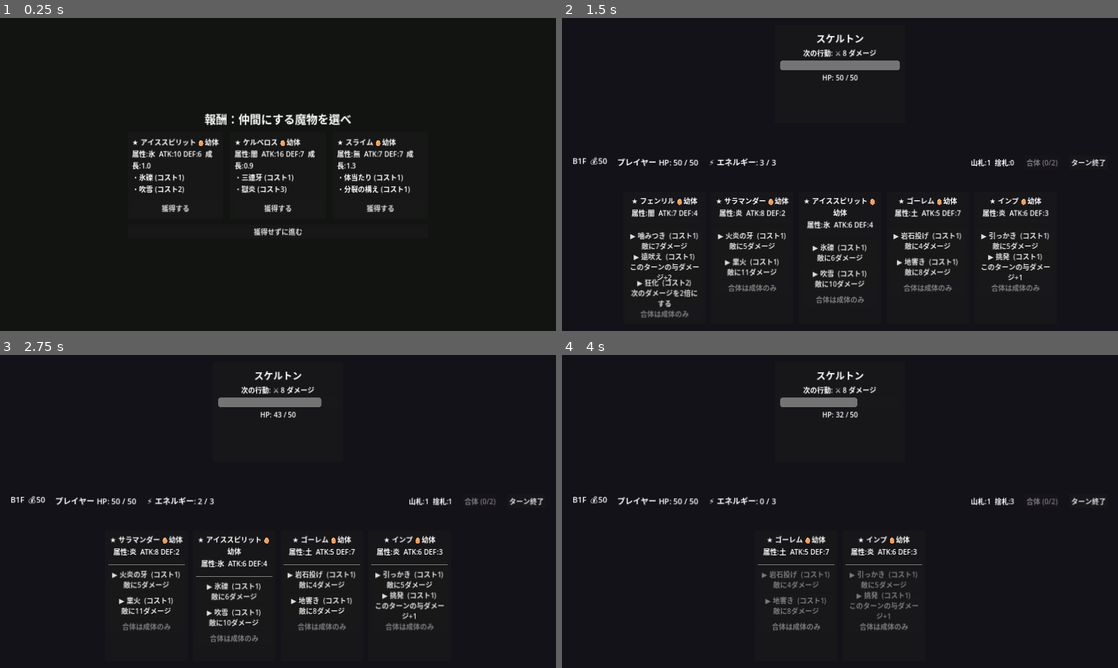
Above: before the commit, frames 1-4 (two rows, left to right).
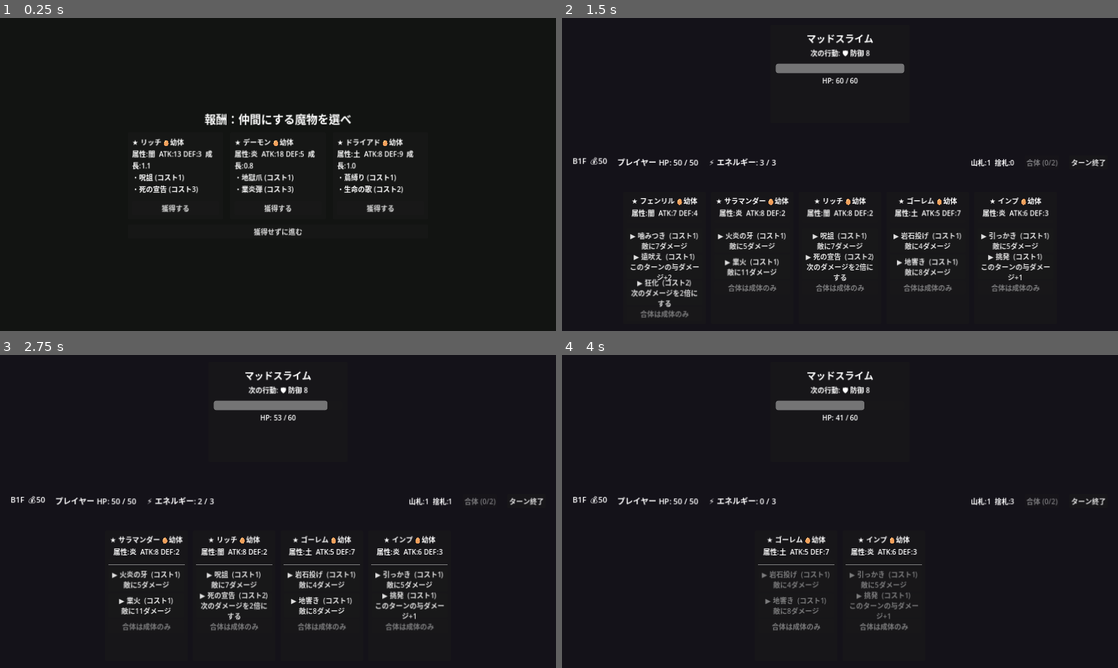
Above: after the commit, the same moments.

Repository: bakery48/mortal-pact
Game: Godot game, scene res://scenes/ui/reward.tscn
Two runs of this game, one before a commit and one after it. Both use one fixed random seed, a clock stepped at 60 frames per second and the inputs below. This scene is started directly instead of the project's main scene.
Inputs (mouse positions are in pixels of both pictures, inside the frame that each line leads up to):
- Up to frame 1 (0.25 s): no input
- Up to frame 2 (1.5 s): click "獲得する" at 0.5 s; click "進む" at 1.25 s
- Up to frame 3 (2.75 s): click "▶ 噛みつき (コスト1) 敵に7ダメージ" at 2 s
- Up to frame 4 (4 s): click "▶ 火炎の牙 (コスト1) 敵に5ダメージ" at 2.75 s; click (751, 589) at 3.5 s, where only the run before the commit has a clickable "▶ 氷礫 (コスト1) 敵に6ダメージ"

The runs differ from the first frame. In frame 1, 1.3% of the frame differs, in the area x 25-74%, y 38-56%; in frame 2, 2.6%; in frame 3, 2.6%, in the area x 35-59%, y 5-92%; in frame 4, 0.9%.

Commit message:
フェーズ5：コンテンツ拡充（魔物・敵・ボス・サウンド）
- 魔物カタログを22種に拡張（報酬・ショップに登場）
- 敵に行動パターンAIを実装（攻撃/防御/強化/回復＋敵ブロック処理）
- enemy_database.gd で雑魚6・エリート4・ボス3種を定義、マップで抽選
- ボスは複数パターンを持つ強敵として実装
- audio_manager.gd（autoload "Audio"）を追加
  - SEは起動時に波形を手続き生成（外部アセット不要で鳴る）
  - BGMは assets/audio に置けば自動再生、無ければ無音
- 戦闘・報酬・ショップにSE/BGMを接続、敵AIに合わせ battle_manager を更新
- README更新（MVPフェーズ1〜5 完了）

https://claude.ai/code/session_01SGpNd8xjjtE9S1hYpNHnwi

Diff:
--- a/project.godot
+++ b/project.godot
@@ -12,6 +12,7 @@
 
 [autoload]
 
+Audio="*res://scripts/audio_manager.gd"
 Run="*res://scripts/run_state.gd"
 
 [display]
--- a/scenes/battle/battle_manager.gd
+++ b/scenes/battle/battle_manager.gd
@@ -52,6 +52,7 @@
 	deck.setup_from(Run.deck)
 	_spawn_enemy()
 	_start_player_turn()
+	Audio.play_bgm("res://assets/audio/bgm_battle.ogg")
 
 # --- UI 構築 ---------------------------------------------------------------
 
@@ -149,7 +150,9 @@
 	enemy.enemy_name = ("【ボス】" if enc.get("is_boss", false) else "") + String(enc["name"])
 	enemy.max_hp = hp
 	enemy.hp = hp
+	enemy.set_pattern(enc.get("pattern", []))
 	_enemy_slot.add_child(enemy)
+	enemy.plan_next() # 最初の行動を予告
 
 func _start_player_turn() -> void:
 	if battle_over:
@@ -165,9 +168,7 @@
 			break
 		_add_card_to_hand(monster)
 
-	# 次の敵ターンの行動を予告。
-	var enc := Run.current_encounter
-	enemy.set_intent(randi_range(int(enc["intent_min"]), int(enc["intent_max"])))
+	# 敵の次の行動は敵ターン終了時に予告済み（plan_next）。
 	_refresh()
 
 func _add_card_to_hand(monster: MonsterData) -> void:
@@ -186,11 +187,13 @@
 
 	energy -= cost
 	_apply_command(card.data, cmd)
+	Audio.play_se("attack" if cmd.effect == CommandData.Effect.DAMAGE else "select")
 
 	# 使用するたびに EXP（=成長速度分）を蓄積し、ライフサイクルを進める。
 	var monster_name := card.data.monster_name
 	var grew := card.data.gain_exp(card.data.growth_speed)
 	if grew and not card.data.is_dead():
+		Audio.play_se("grow")
 		_flash_message("%s は %s に成長した！" % [monster_name, card.data.stage_label()])
 
 	# 合体候補に選ばれていたカードなら選択を解除しておく。
@@ -229,14 +232,19 @@
 	_enemy_turn()
 
 func _enemy_turn() -> void:
-	# 敵が予告どおりに攻撃。
-	player_hp = max(0, player_hp - enemy.intent_damage)
+	# 自ターン開始でブロックをリセットし、予告した行動を実行。
+	enemy.reset_block()
+	var dmg := enemy.execute()
+	if dmg > 0:
+		player_hp = max(0, player_hp - dmg)
+		Audio.play_se("hit")
 	_refresh()
 	if player_hp <= 0:
 		_lose()
 		return
 
-	# 手札を片付けて次のプレイヤーターンへ。
+	# 次の行動を予告し、手札を片付けて次のプレイヤーターンへ。
+	enemy.plan_next()
 	deck.discard_hand()
 	_clear_hand_nodes()
 	_start_player_turn()
@@ -294,6 +302,7 @@
 	deck.hand.append(child)
 	_add_card_to_hand(child)
 
+	Audio.play_se("fuse")
 	_flash_message("合体！ %s（%s %s）が誕生した" % [child.monster_name, child.rarity_label(), child.element_label()])
 	_update_fuse_button()
 	_refresh()
@@ -330,6 +339,7 @@
 	_message_label.text = "勝利！"
 	_message_label.add_theme_color_override("font_color", Color(0.6, 1.0, 0.6))
 	_end_battle_input()
+	Audio.play_se("win")
 	# 生き残ったデッキとHPをランへ書き戻し、報酬画面へ。
 	await get_tree().create_timer(1.0).timeout
 	Run.on_battle_won(deck.surviving_cards(), player_hp)
@@ -339,6 +349,7 @@
 	_message_label.text = "敗北..."
 	_message_label.add_theme_color_override("font_color", Color(1.0, 0.5, 0.5))
 	_end_battle_input()
+	Audio.play_se("lose")
 	await get_tree().create_timer(1.0).timeout
 	Run.on_battle_lost()
 
--- a/scenes/battle/enemy.gd
+++ b/scenes/battle/enemy.gd
@@ -1,21 +1,40 @@
 class_name EnemyUI
 extends PanelContainer
 
-## 敵1体のUI。HPバーと「行動予告（intent）」を表示する。
-## battle_manager がプロパティをセットしてから add_child することで _ready で描画する。
+## 敵1体のUI兼簡易AI。
+## 行動パターン（pattern）を順に実行し、次の行動を「予告（intent）」として表示する。
+## 行動種別：攻撃 / 防御（ブロック獲得）/ 強化（攻撃力上昇）/ 回復。
+
+enum Intent { ATTACK, DEFEND, BUFF, HEAL }
+
+const INTENT_ICON := {
+	Intent.ATTACK: "⚔",
+	Intent.DEFEND: "🛡",
+	Intent.BUFF: "💪",
+	Intent.HEAL: "✚",
+}
 
 var enemy_name: String = "敵"
 var max_hp: int = 60
 var hp: int = 60
-var intent_damage: int = 0
+var block: int = 0
+var attack_bonus: int = 0
+
+## 行動パターン（Dictionary の配列）。各要素は {"type": Intent, "value": int}。
+var pattern: Array = []
+var _pattern_index: int = 0
+
+var intent_type: Intent = Intent.ATTACK
+var intent_value: int = 0
 
 var _name_label: Label
 var _intent_label: Label
 var _hp_bar: ProgressBar
 var _hp_label: Label
+var _status_label: Label
 
 func _ready() -> void:
-	custom_minimum_size = Vector2(300, 170)
+	custom_minimum_size = Vector2(320, 190)
 	var margin := MarginContainer.new()
 	margin.add_theme_constant_override("margin_left", 12)
 	margin.add_theme_constant_override("margin_right", 12)
@@ -41,22 +60,65 @@
 	_hp_bar.max_value = max_hp
 	_hp_bar.value = hp
 	_hp_bar.show_percentage = false
-	_hp_bar.custom_minimum_size = Vector2(260, 22)
+	_hp_bar.custom_minimum_size = Vector2(280, 22)
 	vbox.add_child(_hp_bar)
 
 	_hp_label = Label.new()
 	_hp_label.horizontal_alignment = HORIZONTAL_ALIGNMENT_CENTER
 	vbox.add_child(_hp_label)
 
+	_status_label = Label.new()
+	_status_label.horizontal_alignment = HORIZONTAL_ALIGNMENT_CENTER
+	vbox.add_child(_status_label)
+
+	_update()
+
+func set_pattern(p: Array) -> void:
+	pattern = p
+	_pattern_index = 0
+
+## 次の行動を決めて予告する。
+func plan_next() -> void:
+	if pattern.is_empty():
+		intent_type = Intent.ATTACK
+		intent_value = 8
+	else:
+		var move: Dictionary = pattern[_pattern_index % pattern.size()]
+		_pattern_index += 1
+		intent_type = int(move["type"]) as Intent
+		var base := int(move["value"])
+		# 攻撃は現在の攻撃力上昇分を上乗せして予告する。
+		intent_value = base + attack_bonus if intent_type == Intent.ATTACK else base
+	_update()
+
+## 予告した行動を実行する。プレイヤーへ与えるダメージを返す（非攻撃なら0）。
+func execute() -> int:
+	match intent_type:
+		Intent.ATTACK:
+			return intent_value
+		Intent.DEFEND:
+			block += intent_value
+			_update()
+		Intent.BUFF:
+			attack_bonus += intent_value
+			_update()
+		Intent.HEAL:
+			hp = mini(max_hp, hp + intent_value)
+			_update()
+	return 0
+
+## 自ターン開始時にブロックをリセットする。
+func reset_block() -> void:
+	block = 0
 	_update()
 
 func take_damage(amount: int) -> void:
-	hp = max(0, hp - amount)
-	_update()
-
-## 次の敵ターンの攻撃を予告する。
-func set_intent(damage: int) -> void:
-	intent_damage = damage
+	var remaining := amount
+	if block > 0:
+		var absorbed := mini(block, remaining)
+		block -= absorbed
+		remaining -= absorbed
+	hp = maxi(0, hp - remaining)
 	_update()
 
 func is_dead() -> bool:
@@ -69,4 +131,20 @@
 	if _hp_label != null:
 		_hp_label.text = "HP: %d / %d" % [hp, max_hp]
 	if _intent_label != null:
-		_intent_label.text = "次の行動: ⚔ %d ダメージ" % intent_damage
+		var icon := String(INTENT_ICON[intent_type])
+		match intent_type:
+			Intent.ATTACK:
+				_intent_label.text = "次の行動: %s %d ダメージ" % [icon, intent_value]
+			Intent.DEFEND:
+				_intent_label.text = "次の行動: %s 防御 %d" % [icon, intent_value]
+			Intent.BUFF:
+				_intent_label.text = "次の行動: %s 攻撃力+%d" % [icon, intent_value]
+			Intent.HEAL:
+				_intent_label.text = "次の行動: %s 回復 %d" % [icon, intent_value]
+	if _status_label != null:
+		var parts: Array[String] = []
+		if block > 0:
+			parts.append("🛡%d" % block)
+		if attack_bonus > 0:
+			parts.append("攻撃+%d" % attack_bonus)
+		_status_label.text = "  ".join(parts)
--- a/scenes/map/map.gd
+++ b/scenes/map/map.gd
@@ -5,6 +5,7 @@
 
 func _ready() -> void:
 	_build_ui()
+	Audio.play_bgm("res://assets/audio/bgm_map.ogg")
 
 func _build_ui() -> void:
 	set_anchors_and_offsets_preset(Control.PRESET_FULL_RECT)
--- a/scenes/ui/reward.gd
+++ b/scenes/ui/reward.gd
@@ -80,5 +80,6 @@
 	return panel
 
 func _on_pick(monster: MonsterData) -> void:
+	Audio.play_se("coin")
 	Run.add_card(monster)
 	Run.go_after_node()
--- a/scenes/ui/shop.gd
+++ b/scenes/ui/shop.gd
@@ -109,6 +109,7 @@
 func _on_buy(monster: MonsterData, panel: PanelContainer) -> void:
 	if Run.gold < Run.SHOP_CARD_COST or not Run.can_add_card():
 		return
+	Audio.play_se("coin")
 	Run.gold -= Run.SHOP_CARD_COST
 	Run.add_card(monster)
 	panel.queue_free()
--- /dev/null
+++ b/scripts/audio_manager.gd
@@ -0,0 +1,89 @@
+extends Node
+
+## サウンド管理シングルトン（autoload 名: Audio）。
+## 効果音(SE)は外部アセット無しでも鳴るよう、起動時に簡単な波形を手続き生成する。
+## BGM は assets/audio に .ogg/.wav を置けば再生され、無ければ何もしない。
+
+const SAMPLE_RATE := 22050
+
+# SE 定義： name -> {freq, dur(秒), vol(0-1), square(矩形波か)}
+const SE_DEFS := {
+	"select": {"freq": 660.0, "dur": 0.06, "vol": 0.25, "square": true},
+	"attack": {"freq": 200.0, "dur": 0.12, "vol": 0.35, "square": false},
+	"hit":    {"freq": 130.0, "dur": 0.12, "vol": 0.40, "square": true},
+	"grow":   {"freq": 880.0, "dur": 0.16, "vol": 0.30, "square": false},
+	"fuse":   {"freq": 520.0, "dur": 0.28, "vol": 0.35, "square": false},
+	"coin":   {"freq": 1040.0, "dur": 0.08, "vol": 0.25, "square": true},
+	"win":    {"freq": 784.0, "dur": 0.35, "vol": 0.35, "square": false},
+	"lose":   {"freq": 120.0, "dur": 0.5, "vol": 0.40, "square": false},
+}
+
+const POOL_SIZE := 8
+
+var _cache := {}                      # name -> AudioStreamWAV
+var _players: Array[AudioStreamPlayer] = []
+var _next_player := 0
+var _bgm_player: AudioStreamPlayer
+var _current_bgm := ""
+
+func _ready() -> void:
+	# SE 用のプレイヤープール。
+	for i in range(POOL_SIZE):
+		var p := AudioStreamPlayer.new()
+		p.bus = "Master"
+		add_child(p)
+		_players.append(p)
+	# BGM 用プレイヤー。
+	_bgm_player = AudioStreamPlayer.new()
+	_bgm_player.bus = "Master"
+	_bgm_player.volume_db = -12.0
+	add_child(_bgm_player)
+	# SE を事前生成。
+	for se_name in SE_DEFS:
+		var d: Dictionary = SE_DEFS[se_name]
+		_cache[se_name] = _make_tone(d["freq"], d["dur"], d["vol"], d["square"])
+
+func play_se(se_name: String) -> void:
+	if not _cache.has(se_name):
+		return
+	var player := _players[_next_player]
+	_next_player = (_next_player + 1) % _players.size()
+	player.stream = _cache[se_name]
+	player.play()
+
+## BGM を再生（同じ曲なら何もしない）。ファイルが無ければ無音。
+func play_bgm(path: String) -> void:
+	if _current_bgm == path and _bgm_player.playing:
+		return
+	if not ResourceLoader.exists(path):
+		_current_bgm = ""
+		_bgm_player.stop()
+		return
+	var stream := load(path)
+	if stream is AudioStream:
+		# ループ再生（インポート設定でループ未指定でもなるべくループさせる）。
+		if stream is AudioStreamWAV:
+			(stream as AudioStreamWAV).loop_mode = AudioStreamWAV.LOOP_FORWARD
+		_bgm_player.stream = stream
+		_bgm_player.play()
+		_current_bgm = path
+
+# --- 波形生成 ---------------------------------------------------------------
+
+func _make_tone(freq: float, dur: float, vol: float, square: bool) -> AudioStreamWAV:
+	var count := int(SAMPLE_RATE * dur)
+	var data := PackedByteArray()
+	data.resize(count * 2) # 16bit モノラル
+	for i in range(count):
+		var t := float(i) / SAMPLE_RATE
+		var env := 1.0 - float(i) / float(count) # 線形ディケイで「ポッ」と減衰
+		var phase := sin(TAU * freq * t)
+		var s := (1.0 if phase >= 0.0 else -1.0) if square else phase
+		var sample := int(clampf(s * env * vol, -1.0, 1.0) * 32767.0)
+		data.encode_s16(i * 2, sample)
+	var stream := AudioStreamWAV.new()
+	stream.format = AudioStreamWAV.FORMAT_16_BITS
+	stream.mix_rate = SAMPLE_RATE
+	stream.stereo = false
+	stream.data = data
+	return stream
--- /dev/null
+++ b/scripts/enemy_database.gd
@@ -0,0 +1,64 @@
+class_name EnemyDatabase
+extends RefCounted
+
+## 敵のカタログ。種別ごとのプールからランダムに敵を提供する。
+## 各敵は名前・最大HP・行動パターンを持つ。パターンは EnemyUI.Intent で定義。
+
+static func _move(type: int, value: int) -> Dictionary:
+	return {"type": type, "value": value}
+
+static func _enemy(enemy_name: String, hp: int, pattern: Array, is_boss := false) -> Dictionary:
+	return {"name": enemy_name, "max_hp": hp, "pattern": pattern, "is_boss": is_boss}
+
+# --- 雑魚 -------------------------------------------------------------------
+
+static func zako_pool() -> Array:
+	var A := EnemyUI.Intent.ATTACK
+	var D := EnemyUI.Intent.DEFEND
+	var B := EnemyUI.Intent.BUFF
+	return [
+		_enemy("ゴブリン", 44, [_move(A, 8), _move(A, 6), _move(D, 6)]),
+		_enemy("スケルトン", 50, [_move(A, 7), _move(A, 10)]),
+		_enemy("大コウモリ", 38, [_move(A, 6), _move(A, 6), _move(A, 9)]),
+		_enemy("ホブゴブリン", 56, [_move(A, 9), _move(B, 3), _move(A, 11)]),
+		_enemy("マッドスライム", 60, [_move(D, 8), _move(A, 7)]),
+		_enemy("インプの群れ", 46, [_move(A, 5), _move(A, 5), _move(A, 8)]),
+	]
+
+# --- エリート ---------------------------------------------------------------
+
+static func elite_pool() -> Array:
+	var A := EnemyUI.Intent.ATTACK
+	var D := EnemyUI.Intent.DEFEND
+	var B := EnemyUI.Intent.BUFF
+	var H := EnemyUI.Intent.HEAL
+	return [
+		_enemy("オーガ", 88, [_move(A, 13), _move(B, 4), _move(A, 18)]),
+		_enemy("闇の魔女", 80, [_move(A, 10), _move(H, 14), _move(A, 14)]),
+		_enemy("ガーゴイル", 95, [_move(D, 12), _move(A, 15), _move(A, 9)]),
+		_enemy("地獄の番犬", 84, [_move(A, 12), _move(A, 12), _move(B, 5)]),
+	]
+
+# --- ボス -------------------------------------------------------------------
+
+static func boss_pool() -> Array:
+	var A := EnemyUI.Intent.ATTACK
+	var D := EnemyUI.Intent.DEFEND
+	var B := EnemyUI.Intent.BUFF
+	var H := EnemyUI.Intent.HEAL
+	return [
+		_enemy("死の騎士", 150, [_move(A, 16), _move(D, 12), _move(A, 24), _move(B, 4)], true),
+		_enemy("双頭の竜", 175, [_move(A, 14), _move(A, 14), _move(B, 6), _move(A, 28)], true),
+		_enemy("深淵の王", 200, [_move(D, 15), _move(A, 18), _move(H, 20), _move(A, 26)], true),
+	]
+
+# --- ランダム取得 -----------------------------------------------------------
+
+static func random_zako() -> Dictionary:
+	return zako_pool().pick_random()
+
+static func random_elite() -> Dictionary:
+	return elite_pool().pick_random()
+
+static func random_boss() -> Dictionary:
+	return boss_pool().pick_random()
--- a/scripts/monster_factory.gd
+++ b/scripts/monster_factory.gd
@@ -87,6 +87,70 @@
 	list.append(_monster("スライム", 7, 7, MonsterData.Element.NONE, 1.3, [
 		_cmd("体当たり", 1, CommandData.Effect.DAMAGE, 8, "敵に8ダメージ"),
 		_cmd("分裂の構え", 1, CommandData.Effect.BUFF_ATK, 3, "このターンの与ダメージ+3"),
+	]))
+	list.append(_monster("ドライアド", 8, 9, MonsterData.Element.EARTH, 1.0, [
+		_cmd("蔦縛り", 1, CommandData.Effect.DAMAGE, 8, "敵に8ダメージ"),
+		_cmd("生命の歌", 2, CommandData.Effect.BUFF_ATK, 5, "このターンの与ダメージ+5"),
+	]))
+	list.append(_monster("ワイバーン", 15, 5, MonsterData.Element.WIND, 1.0, [
+		_cmd("急降下", 1, CommandData.Effect.DAMAGE, 12, "敵に12ダメージ"),
+		_cmd("竜巻", 2, CommandData.Effect.DAMAGE, 19, "敵に19ダメージ"),
+	]))
+	list.append(_monster("バンシー", 12, 3, MonsterData.Element.DARK, 1.2, [
+		_cmd("怨嗟の叫び", 1, CommandData.Effect.DAMAGE, 11, "敵に11ダメージ"),
+		_cmd("絶望", 2, CommandData.Effect.DAMAGE, 17, "敵に17ダメージ"),
+	]))
+	list.append(_monster("ゴーストファイア", 11, 2, MonsterData.Element.FIRE, 1.3, [
+		_cmd("鬼火", 1, CommandData.Effect.DAMAGE, 10, "敵に10ダメージ"),
+		_cmd("焼尽", 3, CommandData.Effect.DOUBLE_NEXT, 0, "次のダメージを2倍にする"),
+	]))
+	list.append(_monster("トレント", 6, 14, MonsterData.Element.EARTH, 0.8, [
+		_cmd("枝打ち", 1, CommandData.Effect.DAMAGE, 7, "敵に7ダメージ"),
+		_cmd("大地の怒り", 2, CommandData.Effect.DAMAGE, 15, "敵に15ダメージ"),
+	]))
+	list.append(_monster("グリフォン", 14, 8, MonsterData.Element.WIND, 0.9, [
+		_cmd("鉤爪", 1, CommandData.Effect.DAMAGE, 12, "敵に12ダメージ"),
+		_cmd("天翔ける", 2, CommandData.Effect.BUFF_ATK, 6, "このターンの与ダメージ+6"),
+	]))
+	list.append(_monster("サキュバス", 11, 5, MonsterData.Element.DARK, 1.1, [
+		_cmd("魅了", 1, CommandData.Effect.BUFF_ATK, 5, "このターンの与ダメージ+5"),
+		_cmd("精気吸収", 2, CommandData.Effect.DAMAGE, 14, "敵に14ダメージ"),
+	]))
+	list.append(_monster("フェニックス", 13, 6, MonsterData.Element.FIRE, 1.0, [
+		_cmd("火の翼", 1, CommandData.Effect.DAMAGE, 11, "敵に11ダメージ"),
+		_cmd("再生の焔", 3, CommandData.Effect.DOUBLE_NEXT, 0, "次のダメージを2倍にする"),
+	]))
+	list.append(_monster("クラーケン", 17, 9, MonsterData.Element.ICE, 0.8, [
+		_cmd("触手", 1, CommandData.Effect.DAMAGE, 13, "敵に13ダメージ"),
+		_cmd("大渦", 3, CommandData.Effect.DAMAGE, 26, "敵に26ダメージ"),
+	]))
+	list.append(_monster("ミノタウロス", 16, 7, MonsterData.Element.EARTH, 0.9, [
+		_cmd("突進", 1, CommandData.Effect.DAMAGE, 13, "敵に13ダメージ"),
+		_cmd("斧叩き", 2, CommandData.Effect.DAMAGE, 20, "敵に20ダメージ"),
+	]))
+	list.append(_monster("ピクシー", 5, 4, MonsterData.Element.LIGHT, 1.4, [
+		_cmd("妖精の粉", 1, CommandData.Effect.BUFF_ATK, 4, "このターンの与ダメージ+4"),
+		_cmd("光の矢", 1, CommandData.Effect.DAMAGE, 8, "敵に8ダメージ"),
+	]))
+	list.append(_monster("ヴァンパイア", 14, 6, MonsterData.Element.DARK, 1.0, [
+		_cmd("牙", 1, CommandData.Effect.DAMAGE, 12, "敵に12ダメージ"),
+		_cmd("血の宴", 2, CommandData.Effect.DAMAGE, 18, "敵に18ダメージ"),
+	]))
+	list.append(_monster("サンダーバード", 15, 4, MonsterData.Element.WIND, 1.1, [
+		_cmd("電撃", 1, CommandData.Effect.DAMAGE, 12, "敵に12ダメージ"),
+		_cmd("雷鳴", 2, CommandData.Effect.DAMAGE, 19, "敵に19ダメージ"),
+	]))
+	list.append(_monster("マーメイド", 9, 7, MonsterData.Element.ICE, 1.1, [
+		_cmd("水鞭", 1, CommandData.Effect.DAMAGE, 9, "敵に9ダメージ"),
+		_cmd("癒やしの歌", 2, CommandData.Effect.BUFF_ATK, 6, "このターンの与ダメージ+6"),
+	]))
+	list.append(_monster("デーモン", 18, 5, MonsterData.Element.FIRE, 0.8, [
+		_cmd("地獄爪", 1, CommandData.Effect.DAMAGE, 14, "敵に14ダメージ"),
+		_cmd("業炎弾", 3, CommandData.Effect.DAMAGE, 28, "敵に28ダメージ"),
+	]))
+	list.append(_monster("ホーリーナイト", 12, 11, MonsterData.Element.LIGHT, 0.9, [
+		_cmd("聖剣", 1, CommandData.Effect.DAMAGE, 11, "敵に11ダメージ"),
+		_cmd("聖騎士の誓い", 2, CommandData.Effect.BUFF_ATK, 7, "このターンの与ダメージ+7"),
 	]))
 
 	return list
--- a/scripts/run_state.gd
+++ b/scripts/run_state.gd
@@ -57,24 +57,30 @@
 
 func _build_map() -> void:
 	map_nodes = [
-		_battle_node(NodeType.BATTLE_ZAKO, "ゴブリン", 45, 6, 10, 25),
-		_battle_node(NodeType.BATTLE_ZAKO, "スケルトン", 50, 7, 11, 25),
+		_battle_node(NodeType.BATTLE_ZAKO, EnemyDatabase.random_zako(), 25),
+		_battle_node(NodeType.BATTLE_ZAKO, EnemyDatabase.random_zako(), 25),
 		_rest_node(),
-		_battle_node(NodeType.BATTLE_ELITE, "オーガ", 85, 11, 16, 50),
+		_battle_node(NodeType.BATTLE_ELITE, EnemyDatabase.random_elite(), 55),
 		_rest_node(),
-		_battle_node(NodeType.BATTLE_BOSS, "死の騎士", 150, 14, 22, 120),
+		_battle_node(NodeType.BATTLE_BOSS, EnemyDatabase.random_boss(), 120),
 	]
 
-func _battle_node(type: NodeType, enemy_name: String, hp: int, imin: int, imax: int, reward_gold: int) -> Dictionary:
+## EnemyDatabase の敵設定を、フロアに応じてスケールしたバトルノードに変換する。
+func _battle_node(type: NodeType, enemy: Dictionary, reward_gold: int) -> Dictionary:
 	var scale := 1.0 + 0.25 * float(current_floor - 1) # フロアが進むほど敵が強化される
+	var scaled_pattern: Array = []
+	for move in enemy["pattern"]:
+		scaled_pattern.append({
+			"type": move["type"],
+			"value": maxi(1, roundi(int(move["value"]) * scale)),
+		})
 	return {
 		"type": type,
-		"name": enemy_name,
-		"max_hp": roundi(hp * scale),
-		"intent_min": roundi(imin * scale),
-		"intent_max": roundi(imax * scale),
+		"name": enemy["name"],
+		"max_hp": roundi(int(enemy["max_hp"]) * scale),
+		"pattern": scaled_pattern,
 		"gold": reward_gold,
-		"is_boss": type == NodeType.BATTLE_BOSS,
+		"is_boss": enemy.get("is_boss", false),
 	}
 
 func _rest_node() -> Dictionary:
Not shown, changed: README.md
